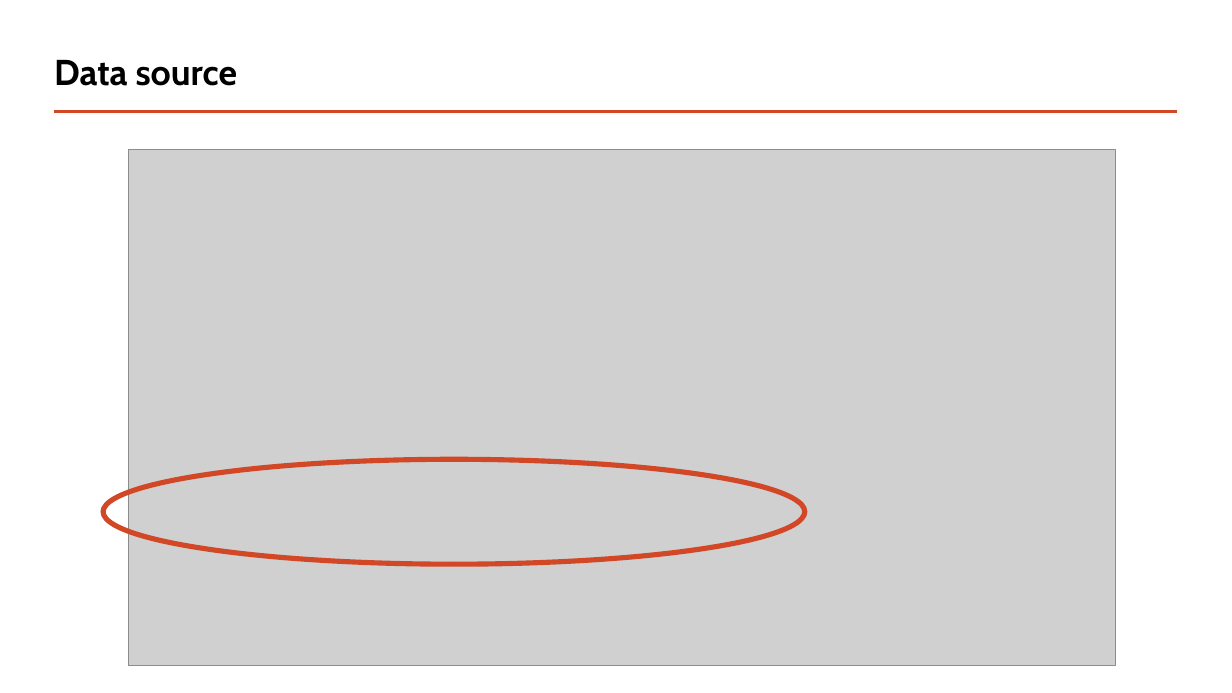
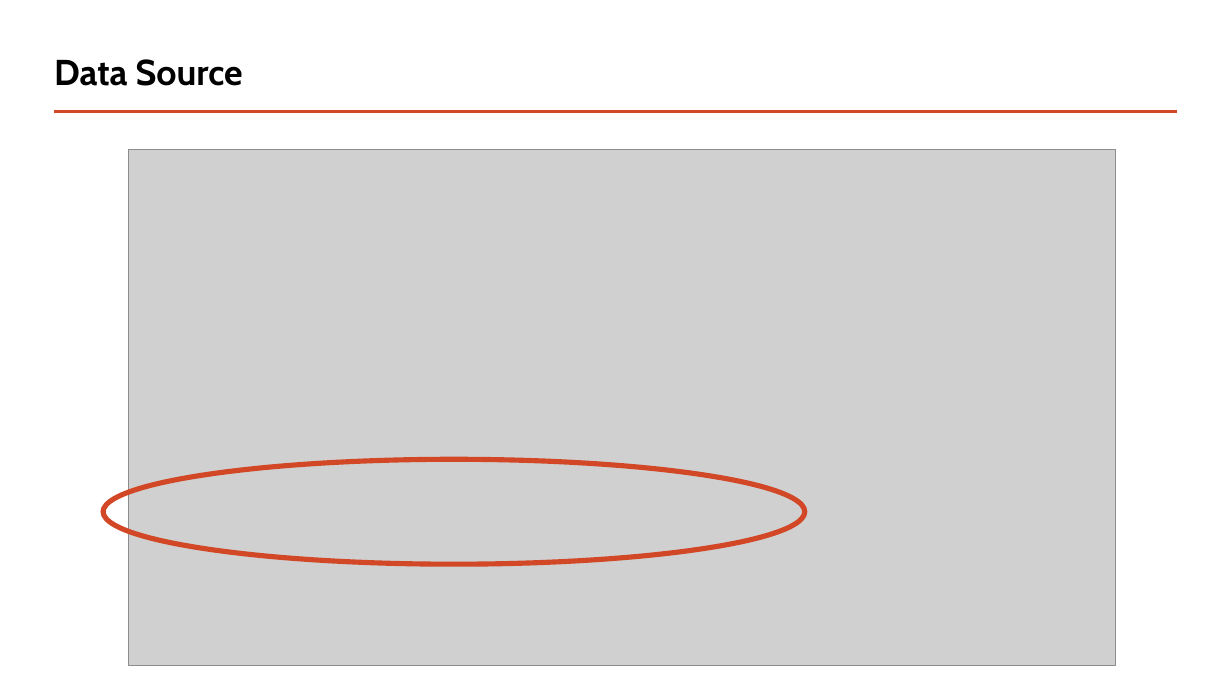
Before and after one commit to piotreks-uw-edu/uw-big-data-stackoverflow-project, a slide deck: slide 3 of Presentation/Analyzing the StackOverflow2013 Database from 2008 to 2013.pptx. Drawn at 1232x693 pixels with LibreOffice and Linux fonts; fonts in the diff are those of the drawing; grey boxes stand for pictures. Boxes give left, top, right and bottom in pixels: in the first picture for what was removed or moved away, otherwise in the second. Text is boxed around its words. In the diff, an @@ line names an element or a change of style, - is before the commit and + after.

```diff
--- a/Presentation/Analyzing the StackOverflow2013 Database from 2008 to 2013.pptx
+++ b/Presentation/Analyzing the StackOverflow2013 Database from 2008 to 2013.pptx
@@ title at (x1=54, y1=59, x2=243, y2=86): text changed @@
-Data source
+Data Source
```
Also in this commit, not shown: 1 slide added, 1 other file.
